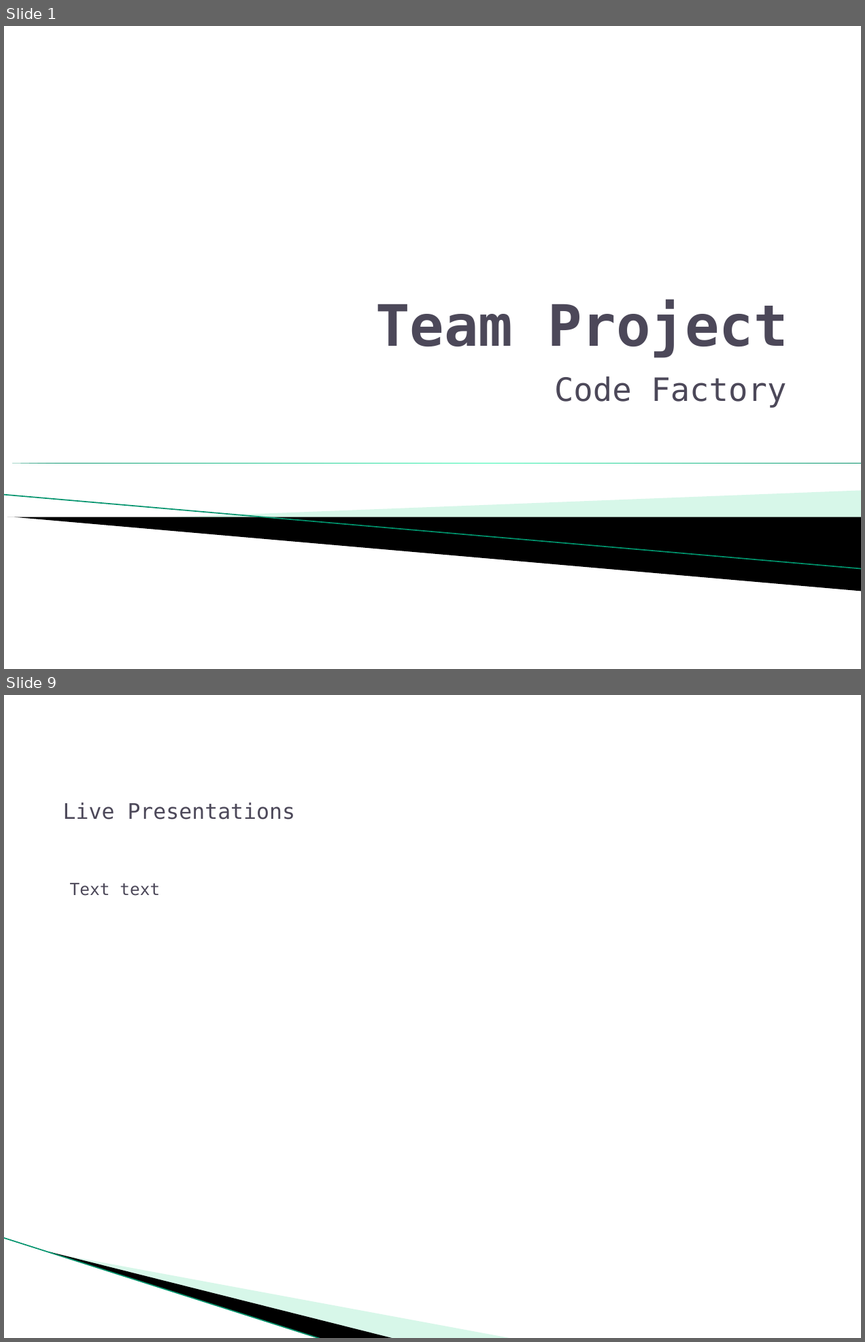
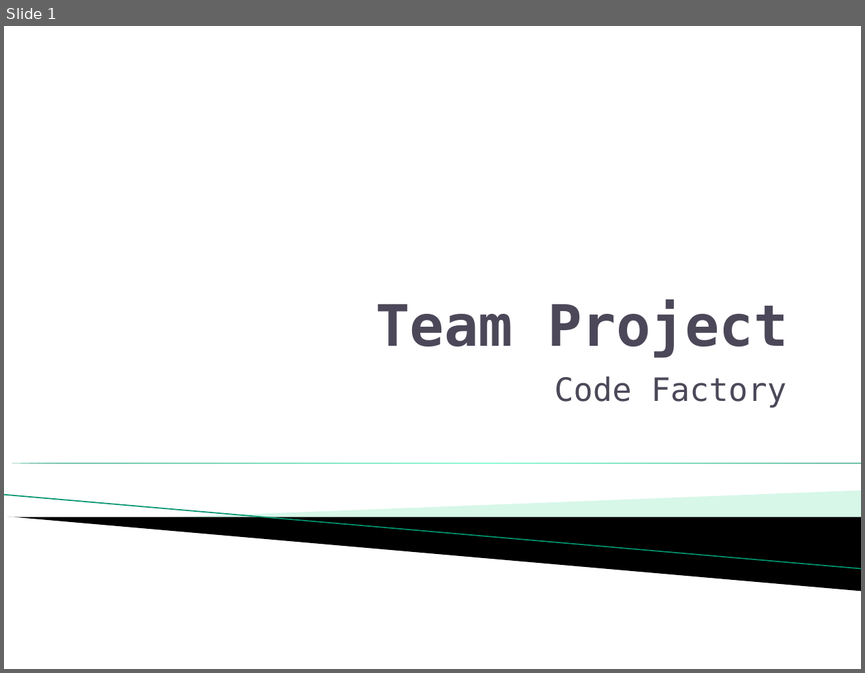
Before and after one commit to RichardAlmer/FullStack-Project, a slide deck: Presentation/Team Project.pptx. Shown one above the other, each under a label of ours: slides 1 and 9 before the commit, slide 1 after it; the slides between them are not shown. The pictures are 865x1342 and 865x673 pixels, drawn with LibreOffice and Linux fonts; fonts in the diff are those of the drawing; background and template pictures are left out. Boxes give left, top, right and bottom in pixels: in the first picture for what was removed or moved away, otherwise in the second. Text is boxed around its words. In the diff, an @@ line names an element or a change of style, - is before the commit and + after.

Commit message:
added text

```diff
--- a/Presentation/Team Project.pptx
+++ b/Presentation/Team Project.pptx
@@ slide 9 removed at (x1=4, y1=695, x2=861, y2=1338), background #FFFFFF @@
@@ text removed at (x1=63, y1=802, x2=296, y2=819) @@
-Live Presentations
@@ text removed at (x1=70, y1=883, x2=160, y2=896) @@
-Text text
@@ line removed from (4, 1238) to (322, 1338) @@
@@ freeform shape removed at (x1=50, y1=1251, x2=396, y2=1338) @@
@@ freeform shape removed at (x1=51, y1=1252, x2=514, y2=1338) @@
```
Also in this commit, not shown: 2 slides changed, 10 slides added, 6 other slides removed.
